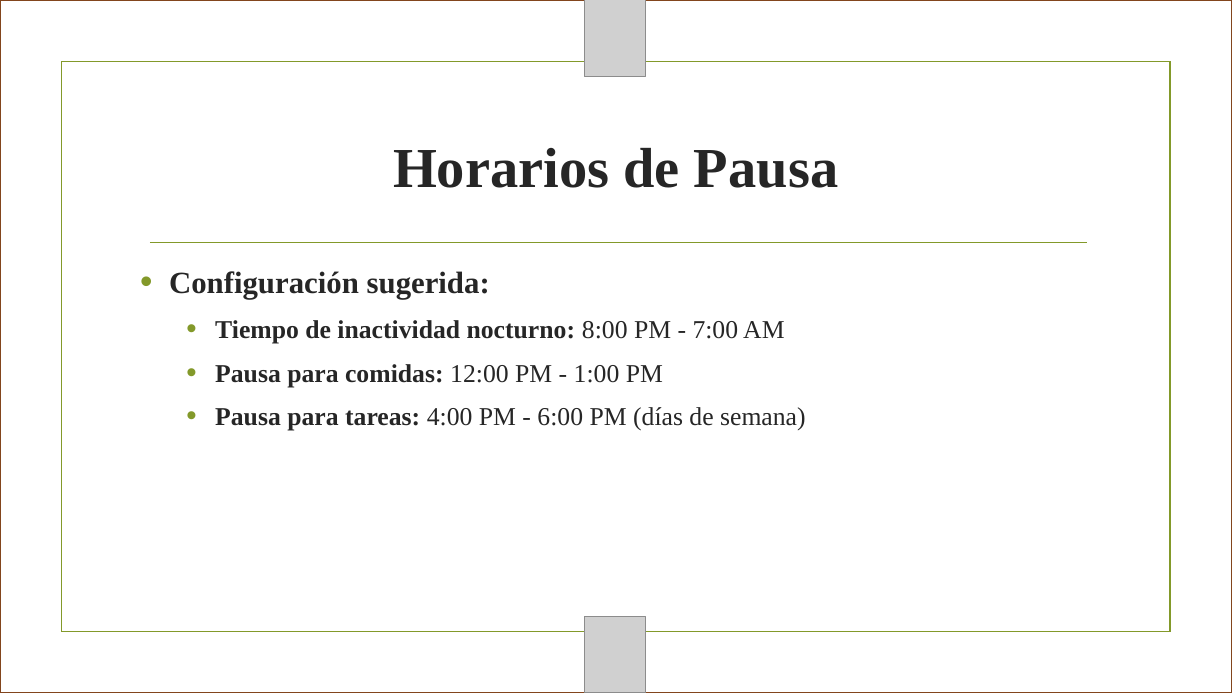
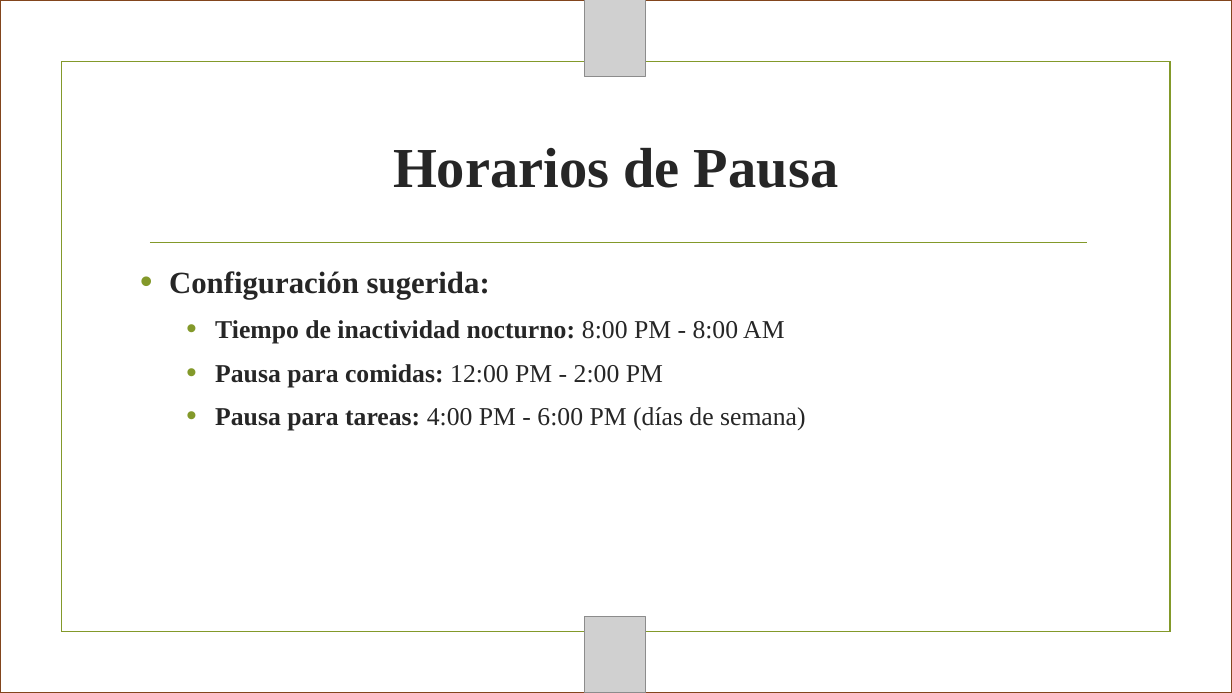
Before and after one commit to walalapancho/GuiaParaPadres, a slide deck: slide 10 of controles parentales.pptx. Drawn at 1232x693 pixels with LibreOffice and Linux fonts; fonts in the diff are those of the drawing; grey boxes stand for pictures; background and template pictures are left out. Boxes give left, top, right and bottom in pixels: in the first picture for what was removed or moved away, otherwise in the second. Text is boxed around its words. In the diff, an @@ line names an element or a change of style, - is before the commit and + after.

```diff
--- a/controles parentales.pptx
+++ b/controles parentales.pptx
@@ text at [215, 320, 784, 387]: text changed @@
-  • Tiempo de inactividad nocturno: 8:00 PM - 7:00 AM
-  • Pausa para comidas: 12:00 PM - 1:00 PM
+  • Tiempo de inactividad nocturno: 8:00 PM - 8:00 AM
+  • Pausa para comidas: 12:00 PM - 2:00 PM
```
Also in this commit, not shown: 1 other slide changed, 4 other files.
